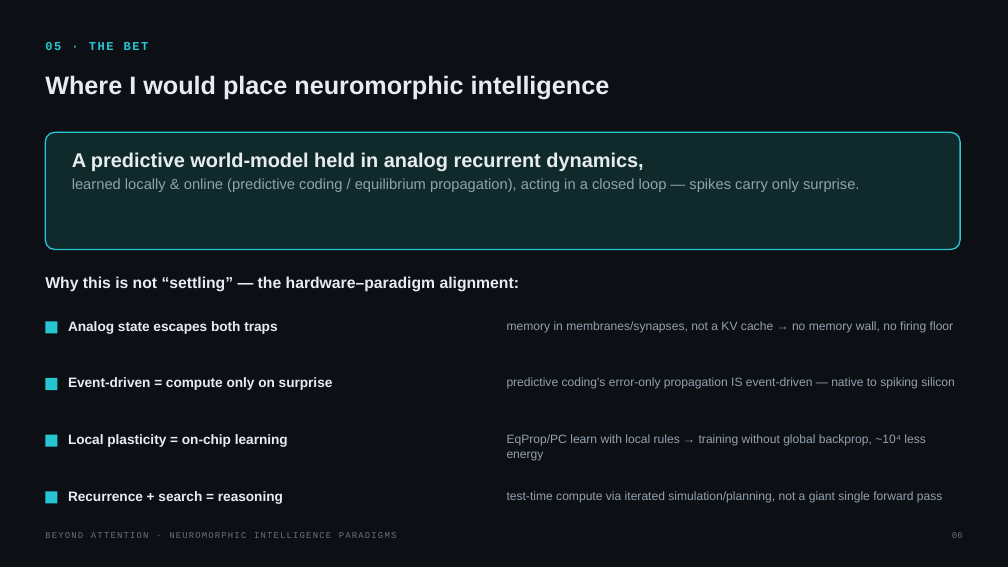
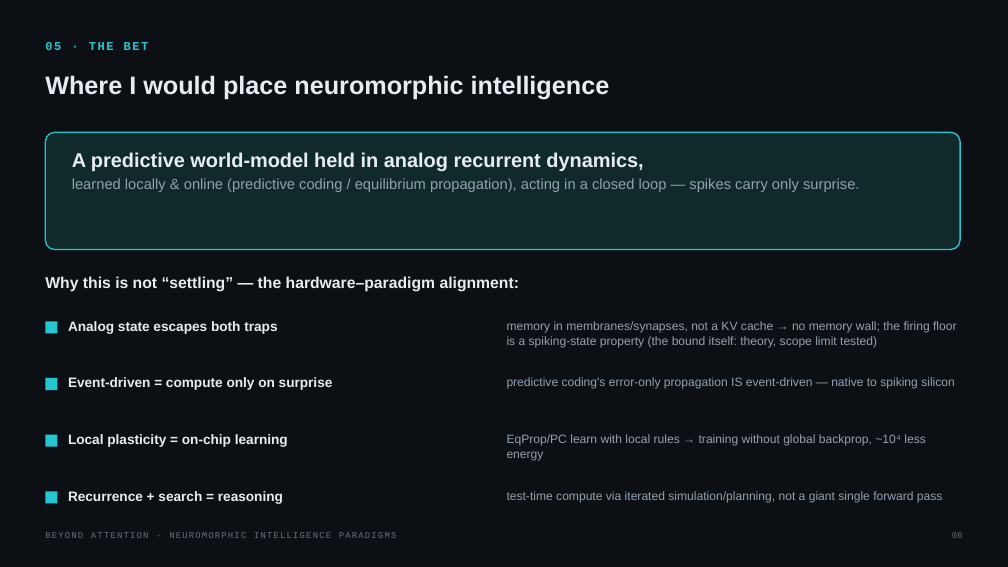
Before and after one commit to zeyuyuyu/sparsity-ceiling, a slide deck: slide 6 of talk/beyond_attention_paradigms.pptx. Drawn at 1008x567 pixels with LibreOffice and Linux fonts; fonts in the diff are those of the drawing. Boxes give left, top, right and bottom in pixels: in the first picture for what was removed or moved away, otherwise in the second. Text is boxed around its words. In the diff, an @@ line names an element or a change of style, - is before the commit and + after.

```diff
--- a/talk/beyond_attention_paradigms.pptx
+++ b/talk/beyond_attention_paradigms.pptx
@@ text at <box>507,321,957,348</box>: text changed @@
-memory in membranes/synapses, not a KV cache → no memory wall, no firing floor
+memory in membranes/synapses, not a KV cache → no memory wall; the firing floor is a spiking-state property (the bound itself: theory, scope limit tested)
```
Also in this commit, not shown: 1 other slide changed, 1 slide added, 4 other files.
